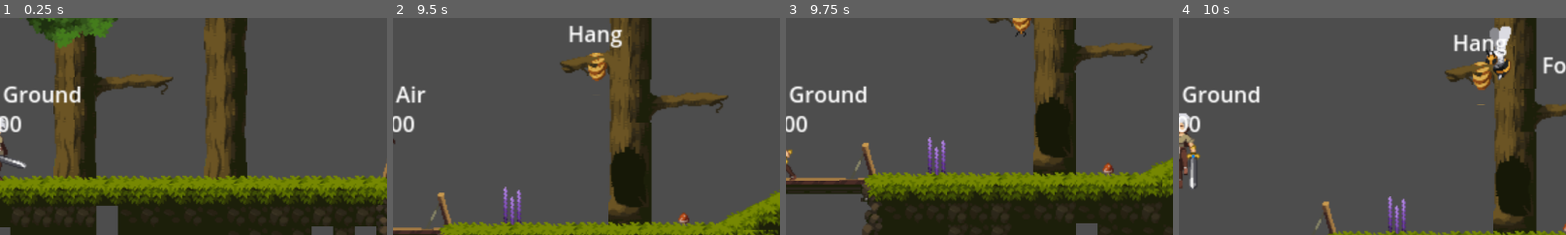
Above: before the commit, frames 1-4 (left to right).
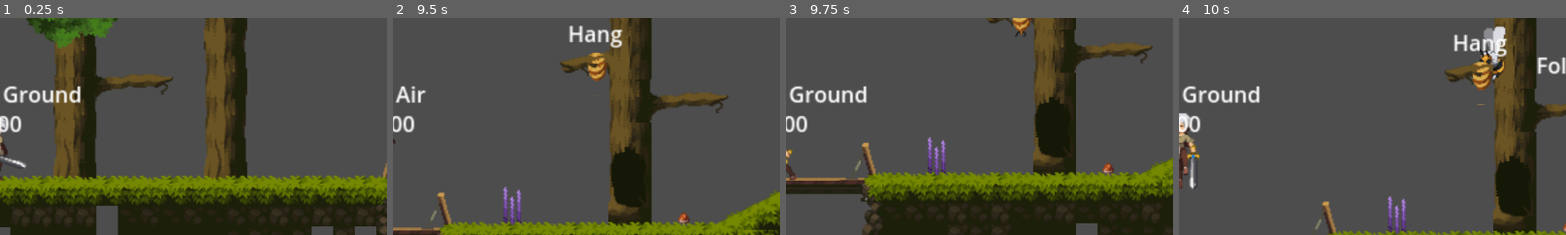
Above: after the commit, the same moments.

Repository: aarond077/FantasyPlattformer
Game: Godot game, scene res://Level/level.tscn
Two runs of this game, one before a commit and one after it. Both use one fixed random seed, a clock stepped at 60 frames per second and the inputs below.
Inputs:
- Up to frame 1 (0.25 s): no input
- Up to frame 2 (9.5 s): tap Enter at 0.5 s; hold F (attack) 0.53-1.28 s; hold D (move_right) 0.53-2.03 s; tap Space (jump) at 0.77, 1.52, 3.02, 3.77, 4.52, 6.02, 6.77, 7.52, 9.02 s; tap Shift (shift) at 1.35, 5.85 s; hold A (move_left) 2.03-2.78 s; hold X (stomp) 2.03-2.78 s; hold D (move_right) 2.78-4.28 s; tap F (attack) at 2.85, 7.35 s; hold Shift (shift) 3.53-4.28 s; hold A (move_left) 4.28-5.03 s; tap X (stomp) at 4.35, 8.85 s; hold D (move_right) 5.03-5.78 s; hold F (attack) 5.03-5.78 s; hold A (move_left) 5.78-7.28 s; hold X (stomp) 6.53-7.28 s; hold D (move_right) from 7.28 s (still down); hold Shift (shift) 8.03-8.78 s
- Up to frame 3 (9.75 s): release D (move_right) at 9.53 s; hold A (move_left) from 9.53 s (still down); hold F (attack) from 9.53 s (still down)
- Up to frame 4 (10 s): keep holding A (move_left); keep holding F (attack); tap Space (jump) at 9.77 s
The pictures show only the part of the screen within x 50-100%, y 6-56%; the shares and areas given below are measured in that part.

Frames 1-3 are identical in both runs. In frame 4, 1.5% of the frame differs, in the area x 77-100%, y 3-30%.

Commit message:
bugfix: biene bleibt an ast hängen

Diff:
--- a/objects/world/branch/branch_normal_left.tscn
+++ b/objects/world/branch/branch_normal_left.tscn
@@ -3,6 +3,7 @@
 [ext_resource type="Texture2D" uid="uid://042ipuue4h4a" path="res://art/Legacy-Fantasy - High Forest 2.3/Objects/branch/branch.png" id="1_s7h1n"]
 
 [node name="Branch" type="StaticBody2D"]
+collision_layer = 8
 collision_mask = 2
 
 [node name="CollisionPolygon2D" type="CollisionPolygon2D" parent="."]
--- a/objects/world/branch/branch_normal_right.tscn
+++ b/objects/world/branch/branch_normal_right.tscn
@@ -3,6 +3,8 @@
 [ext_resource type="Texture2D" uid="uid://042ipuue4h4a" path="res://art/Legacy-Fantasy - High Forest 2.3/Objects/branch/branch.png" id="1_u75pg"]
 
 [node name="Node2D" type="StaticBody2D"]
+collision_layer = 8
+collision_mask = 2
 
 [node name="CollisionPolygon2D" type="CollisionPolygon2D" parent="."]
 polygon = PackedVector2Array(-29, -10, -29, 9, -28, 7, -24, 2, -17, 1, -6, -1, -4, -2, -1, -2, 1, -1, 8, -1, 11, -2, 14, -2, 17, -1, 28, -7, 14, -9, 3, -9, -2, -9, -12, -7, -23, -7)
--- a/objects/world/branch/branch_small_left.tscn
+++ b/objects/world/branch/branch_small_left.tscn
@@ -3,6 +3,8 @@
 [ext_resource type="Texture2D" uid="uid://042ipuue4h4a" path="res://art/Legacy-Fantasy - High Forest 2.3/Objects/branch/branch.png" id="1_u1do6"]
 
 [node name="Branch" type="StaticBody2D"]
+collision_layer = 8
+collision_mask = 2
 metadata/_edit_group_ = true
 
 [node name="Sprite2D" type="Sprite2D" parent="."]
--- a/objects/world/branch/branch_small_right.tscn
+++ b/objects/world/branch/branch_small_right.tscn
@@ -3,6 +3,8 @@
 [ext_resource type="Texture2D" uid="uid://042ipuue4h4a" path="res://art/Legacy-Fantasy - High Forest 2.3/Objects/branch/branch.png" id="1_ftcil"]
 
 [node name="Branch" type="StaticBody2D"]
+collision_layer = 8
+collision_mask = 2
 
 [node name="CollisionPolygon2D" type="CollisionPolygon2D" parent="."]
 polygon = PackedVector2Array(-21, -9, -17, -6, -11, -6, -4, -7, 7, -7, 13, -5, 19, -5, 10, 0, 0, 0, -2, 1, -9, 1, -15, 3, -20, 8, -21, 9)
